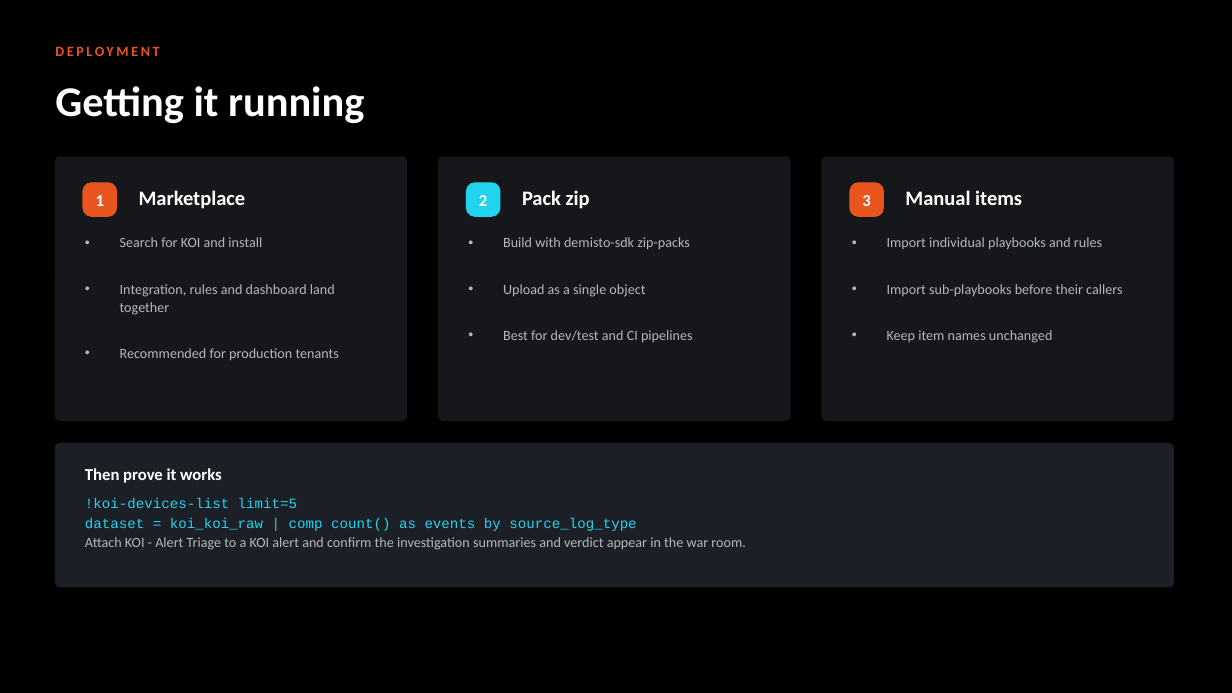
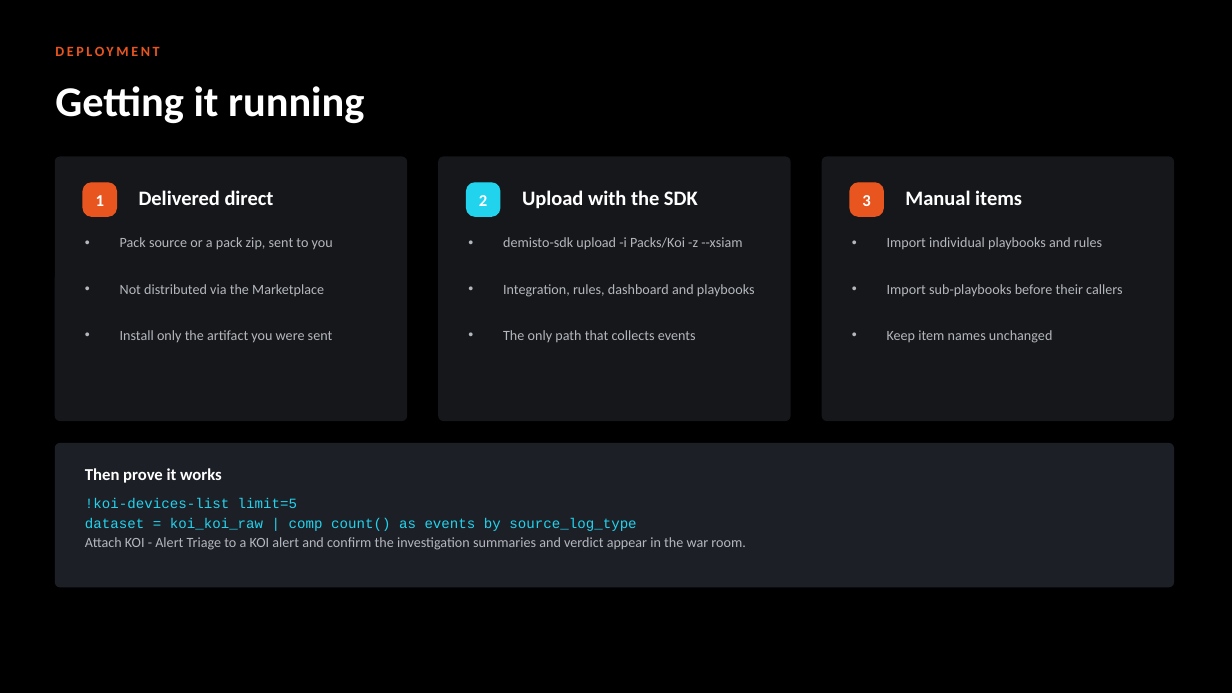
Before and after one commit to ayman-m/koi-xsiam-pack, a slide deck: slide 10 of docs/KOI_Content_Pack_Overview.pptx. Drawn at 1232x693 pixels with LibreOffice and Linux fonts; fonts in the diff are those of the drawing. Boxes give left, top, right and bottom in pixels: in the first picture for what was removed or moved away, otherwise in the second. Text is boxed around its words. In the diff, an @@ line names an element or a change of style, - is before the commit and + after.

```diff
--- a/docs/KOI_Content_Pack_Overview.pptx
+++ b/docs/KOI_Content_Pack_Overview.pptx
@@ text at box(139, 190, 274, 205): text changed @@
-Marketplace
+Delivered direct
@@ text at box(522, 190, 698, 209): text changed @@
-Pack zip
+Upload with the SDK
@@ text at box(120, 237, 333, 342): text changed @@
-• Search for KOI and install
-• Integration, rules and dashboard land together
-• Recommended for production tenants
+• Pack source or a pack zip, sent to you
+• Not distributed via the Marketplace
+• Install only the artifact you were sent
@@ text at box(503, 237, 755, 342): text changed @@
-• Build with demisto-sdk zip-packs
-• Upload as a single object
-• Best for dev/test and CI pipelines
+• demisto-sdk upload -i Packs/Koi -z --xsiam
+• Integration, rules, dashboard and playbooks
+• The only path that collects events
```
Also in this commit, not shown: 1 other slide changed, 9 other files.
